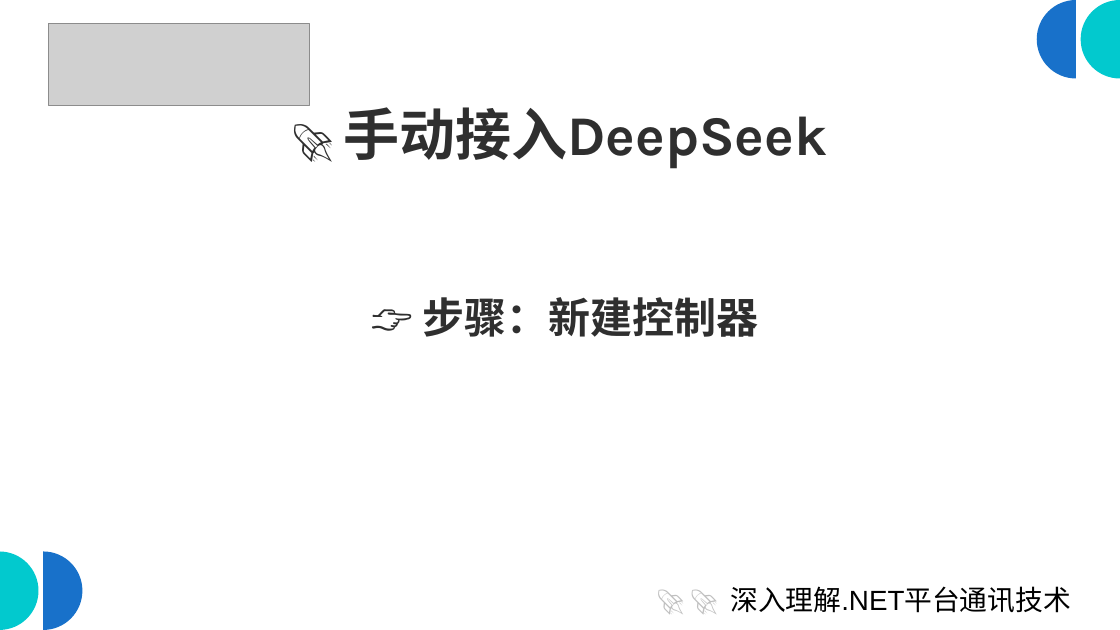
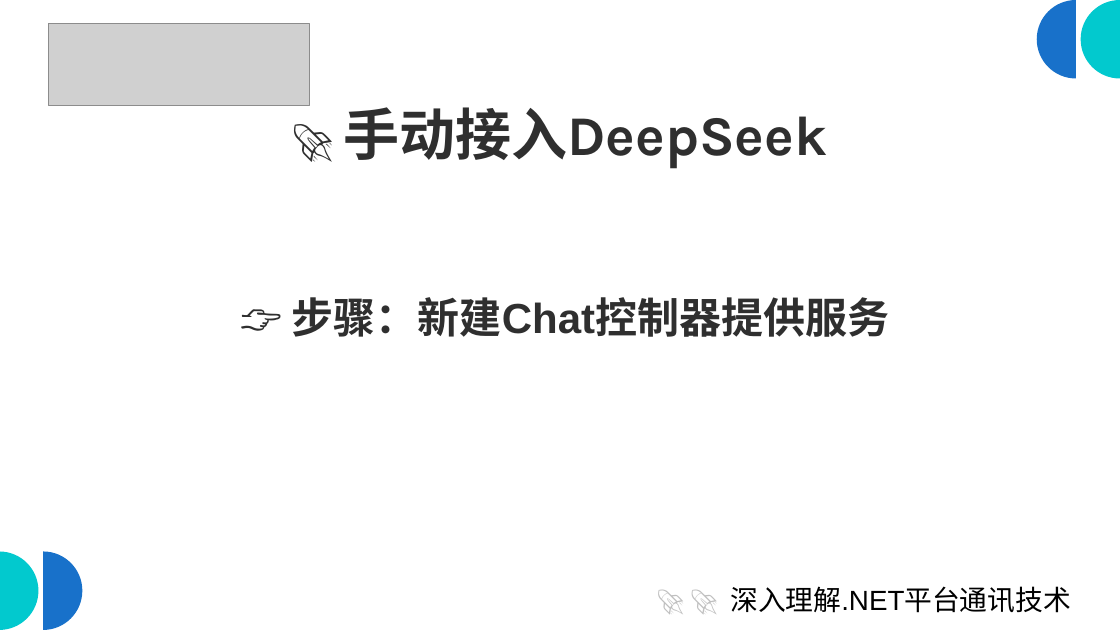
Before and after one commit to scottfly189/dotnet_net_course, a slide deck: slide 9 of src/4.DeepseekDemo/deep_seek.odp (slide 8 before the commit). Drawn at 1120x630 pixels with LibreOffice and Linux fonts; fonts in the diff are those of the drawing; grey boxes stand for pictures. Boxes give left, top, right and bottom in pixels: in the first picture for what was removed or moved away, otherwise in the second. Text is boxed around its words. In the diff, an @@ line names an element or a change of style, - is before the commit and + after.

```diff
--- a/src/4.DeepseekDemo/deep_seek.odp
+++ b/src/4.DeepseekDemo/deep_seek.odp
@@ text at box(292, 297, 889, 337): text changed @@
-👉 步骤：新建控制器
+👉 步骤：新建Chat控制器提供服务
```
Also in this commit, not shown: 3 other slides changed, 1 slide removed.
